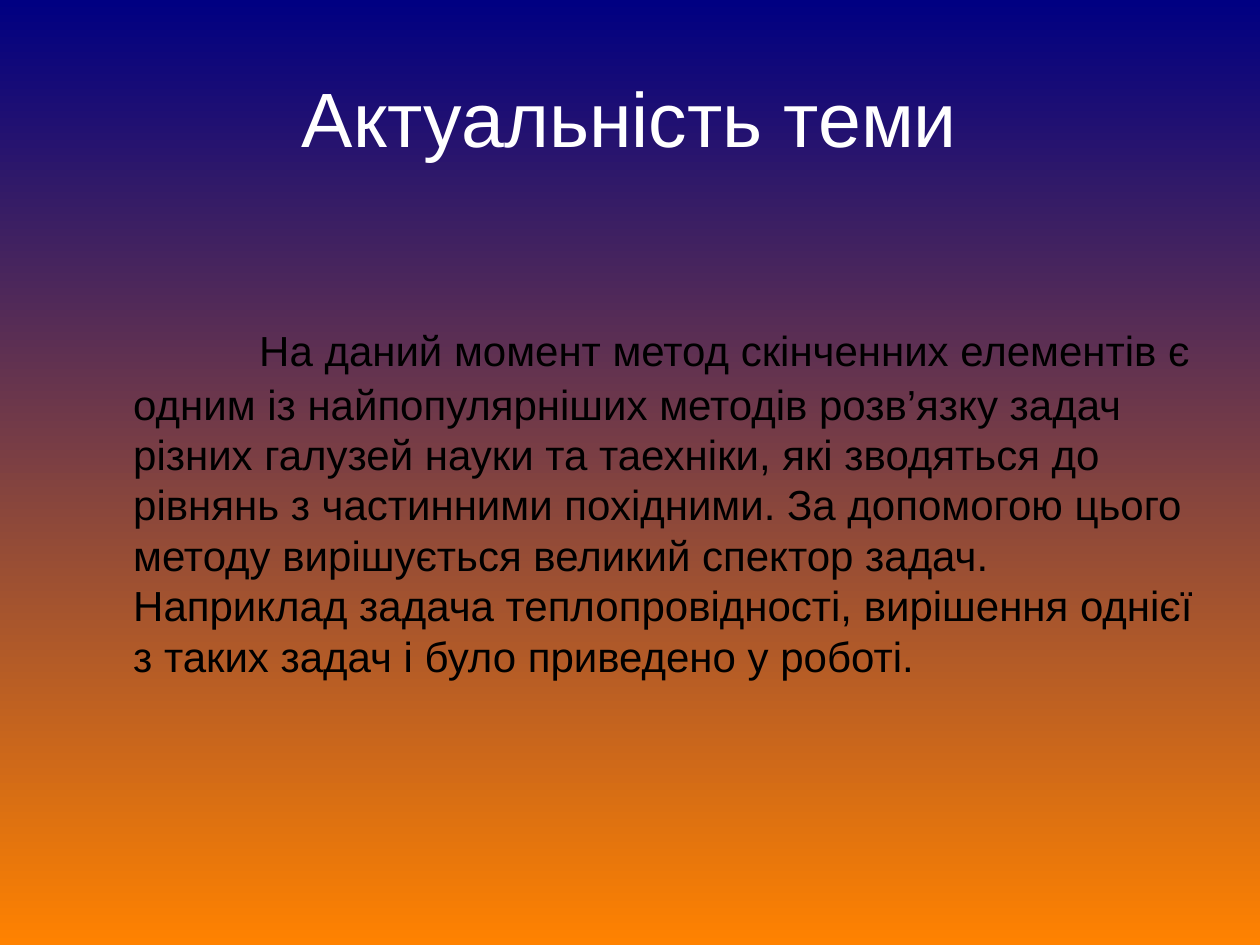
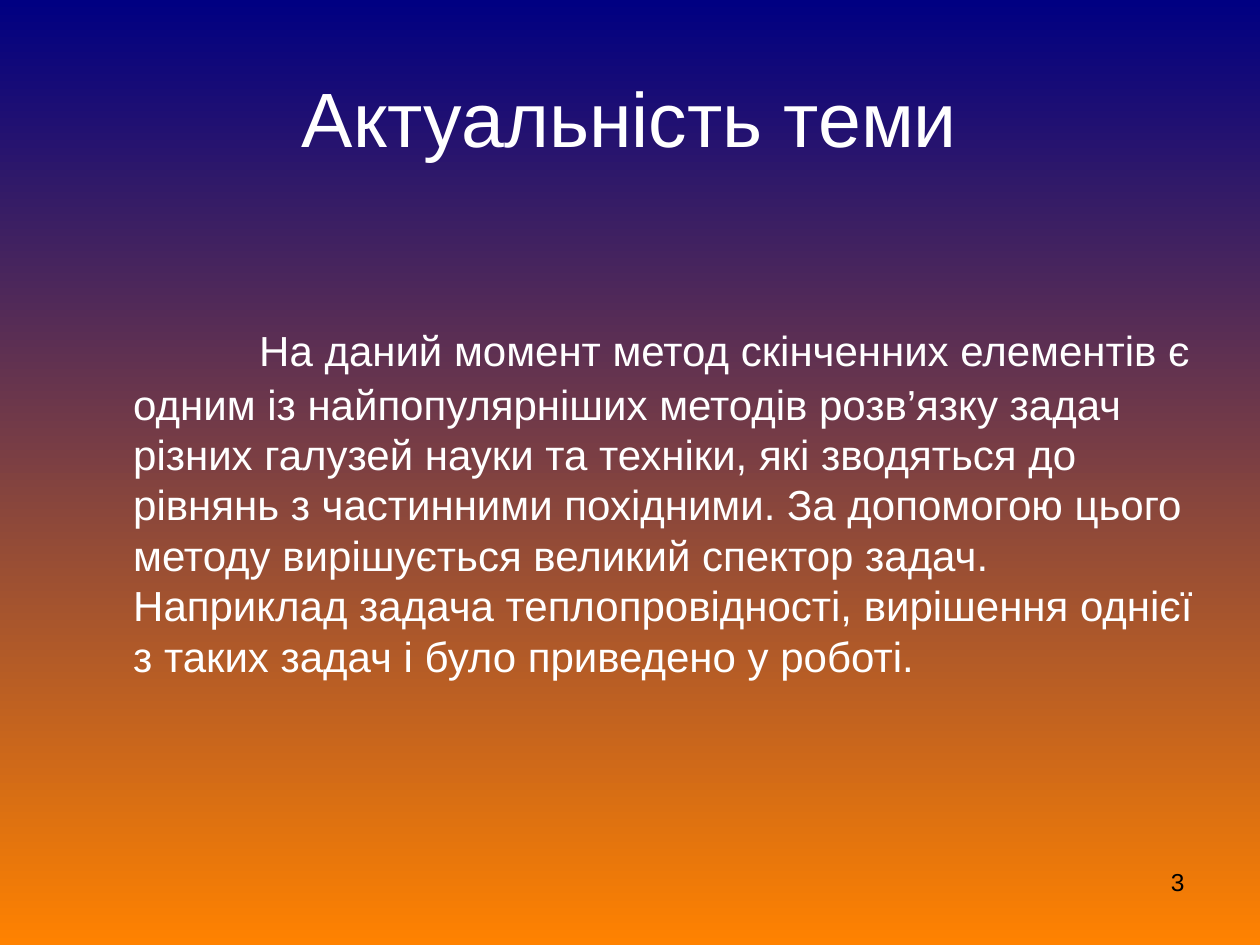
Before and after one commit to Ev1lSoda/FEM, a slide deck: slide 3 of дипломна/Дипломна робота.pps. Drawn at 1260x945 pixels with LibreOffice and Linux fonts; fonts in the diff are those of the drawing. Boxes give left, top, right and bottom in pixels: in the first picture for what was removed or moved away, otherwise in the second. Text is boxed around its words. In the diff, an @@ line names an element or a change of style, - is before the commit and + after.

```diff
--- a/дипломна/Дипломна робота.pps
+++ b/дипломна/Дипломна робота.pps
@@ text at (133, 335, 1193, 680): text changed; text colour #000000 to #FFFFFF @@
-На даний момент метод скінченних елементів є одним із найпопулярніших методів розв’язку задач різних галузей науки та таехніки, які зводяться до рівнянь з частинними похідними. За допомогою цього методу вирішується великий спектор задач. Наприклад задача теплопровідності, вирішення однієї з таких задач і було приведено у роботі.
+На даний момент метод скінченних елементів є одним із найпопулярніших методів розв’язку задач різних галузей науки та техніки, які зводяться до рівнянь з частинними похідними. За допомогою цього методу вирішується великий спектор задач. Наприклад задача теплопровідності, вирішення однієї з таких задач і було приведено у роботі.
@@ page number added at (1171, 874, 1185, 892), 14 pt, text #000000 @@
+3
```
Also in this commit, not shown: 9 other slides changed, 7 slides added, 13 slides removed, 8 other files.
